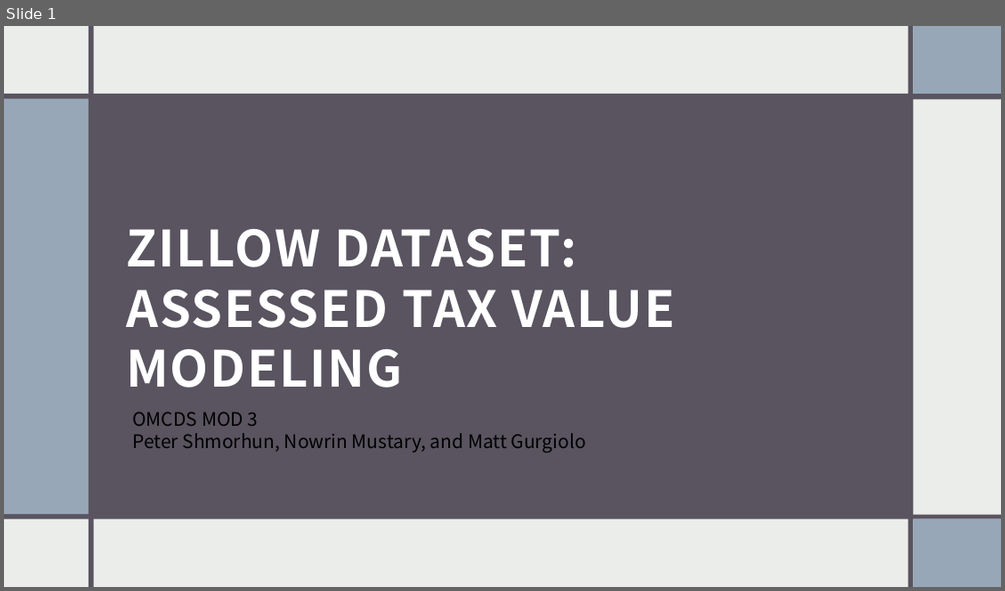
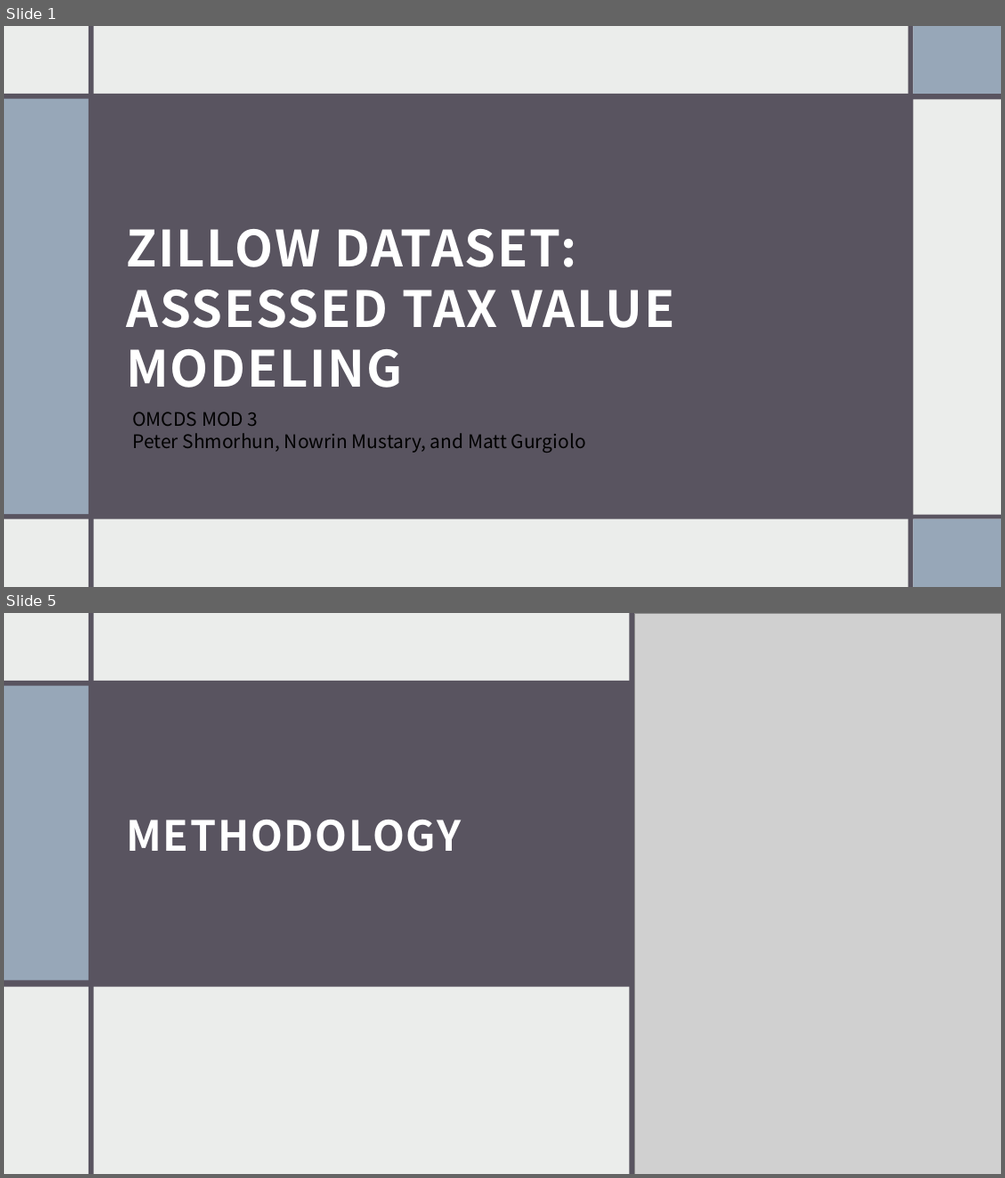
Before and after one commit to shmorhunmsds/ml_final_project, a slide deck: presentation.pptx. Shown one above the other, each under a label of ours: slide 1 before the commit, slides 1 and 5 after it; the slides between them are not shown. The pictures are 1005x591 and 1005x1178 pixels, drawn with LibreOffice and Linux fonts; fonts in the diff are those of the drawing; grey boxes stand for pictures. Boxes give left, top, right and bottom in pixels: in the first picture for what was removed or moved away, otherwise in the second. Text is boxed around its words. In the diff, an @@ line names an element or a change of style, - is before the commit and + after.

```diff
--- a/presentation.pptx
+++ b/presentation.pptx
@@ slide 5 added at box(4, 613, 1001, 1174), background #EBEDEB; not listed: 1 template element that a slide beside it also shows @@
@@ rectangle added at box(630, 613, 635, 1174), fill #595460 @@
@@ picture added at box(634, 613, 1001, 1174) @@
@@ rectangle added at box(4, 681, 633, 986), fill #595460 @@
@@ rectangle added at box(4, 686, 91, 981), fill #97A7B8 @@
@@ title added at box(126, 819, 461, 852), 40 pt, text #FFFFFF, bold @@
+METHODOLOGY
```
Also in this commit, not shown: 4 slides changed, 6 other slides added, 8 slides removed.
